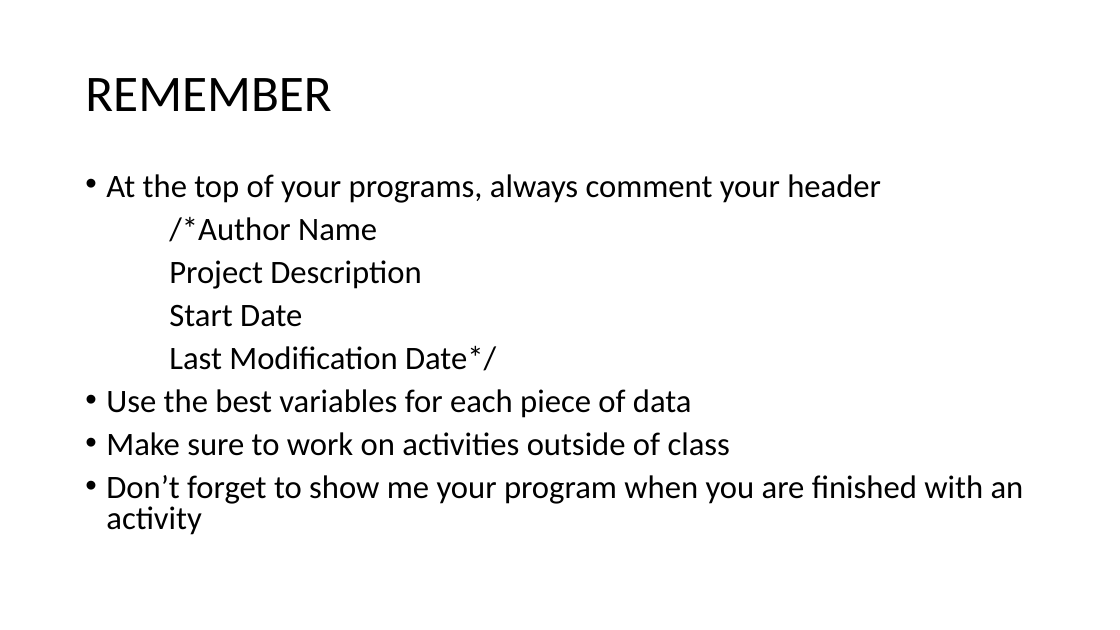
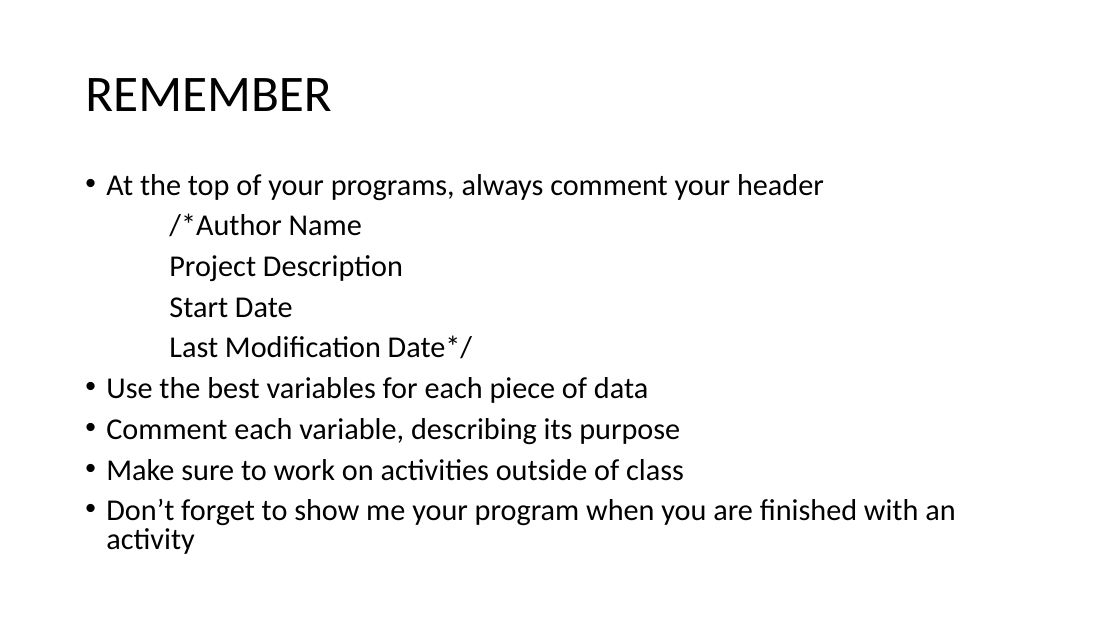
Before and after one commit to kingsman142/CS0007-UTA, a slide deck: slide 3 of Powerpoints/CS0007 Week 4.pptx. Drawn at 1120x630 pixels with LibreOffice and Linux fonts; fonts in the diff are those of the drawing. Boxes give left, top, right and bottom in pixels: in the first picture for what was removed or moved away, otherwise in the second. Text is boxed around its words. In the diff, an @@ line names an element or a change of style, - is before the commit and + after.

```diff
--- a/Powerpoints/CS0007 Week 4.pptx
+++ b/Powerpoints/CS0007 Week 4.pptx
@@ text at (x1=106, y1=174, x2=955, y2=554): size 28 to 25.9 pt in "At the top of your programs, always ...", "/*Author Name", "Project Description", "Start Date" and 4 more places @@
@@ text at (x1=106, y1=418, x2=680, y2=445): paragraph added @@
+• Comment each variable, describing its purpose
```
Also in this commit, not shown: 6 other slides changed, 2 other files.
